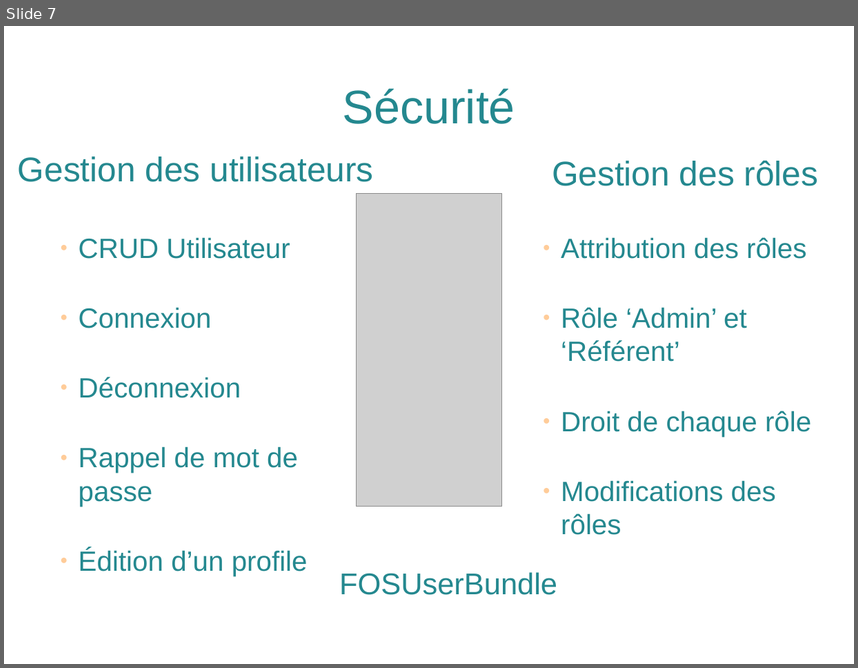
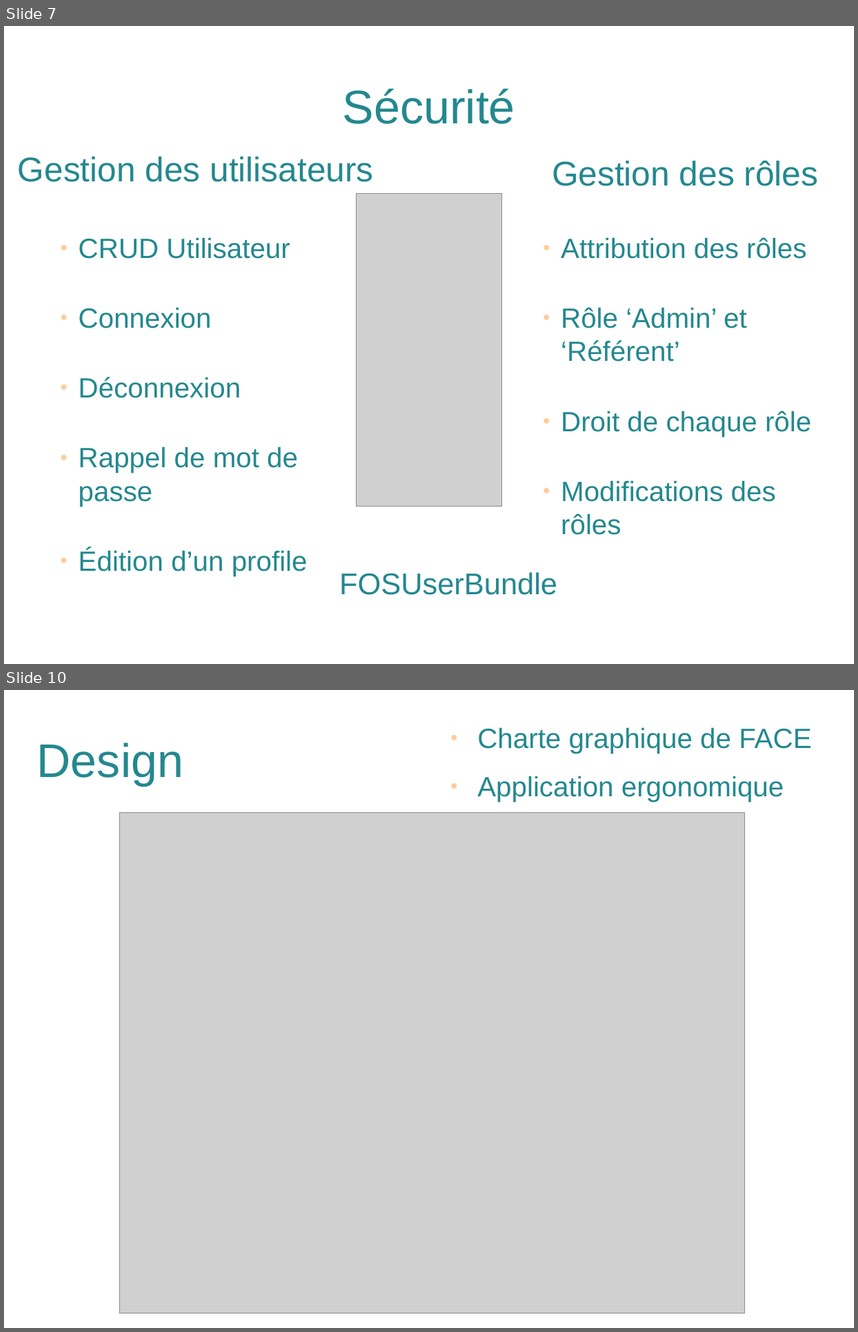
Before and after one commit to solenehuault/projets_certif, a slide deck: FACE/slides-face.odp. Shown one above the other, each under a label of ours: slide 7 before the commit, slides 7 and 10 after it; the slides between them are not shown. The pictures are 858x668 and 858x1332 pixels, drawn with LibreOffice and Linux fonts; fonts in the diff are those of the drawing; grey boxes stand for pictures. Boxes give left, top, right and bottom in pixels: in the first picture for what was removed or moved away, otherwise in the second. Text is boxed around its words. In the diff, an @@ line names an element or a change of style, - is before the commit and + after.

Commit message:
Ajout des slides uml, design et démonstration

```diff
--- a/FACE/slides-face.odp
+++ b/FACE/slides-face.odp
@@ slide 10 added at box(4, 690, 854, 1328), background #FFFFFF @@
@@ text added at box(477, 727, 811, 802), 26 pt, text #24888F @@
+● Charte graphique de FACE
+● Application ergonomique
@@ title added at box(37, 742, 183, 785), 44 pt, text #24888F @@
+Design
@@ picture added at box(120, 813, 745, 1313) @@
```
Also in this commit, not shown: 2 slides changed, 3 other slides added, 1 slide removed.
